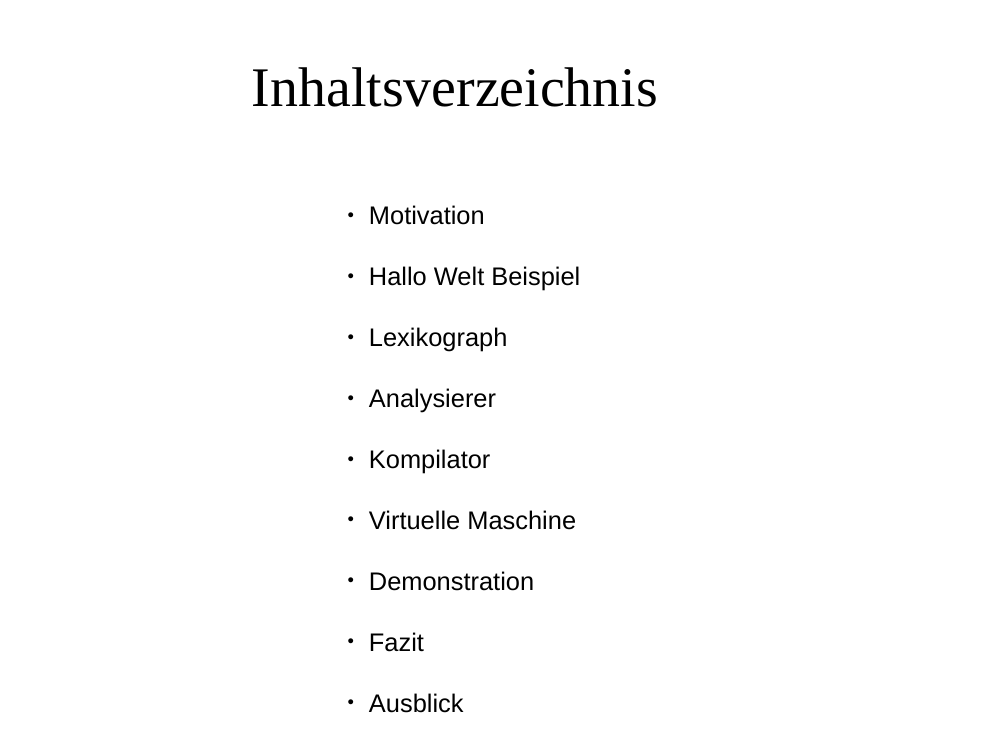
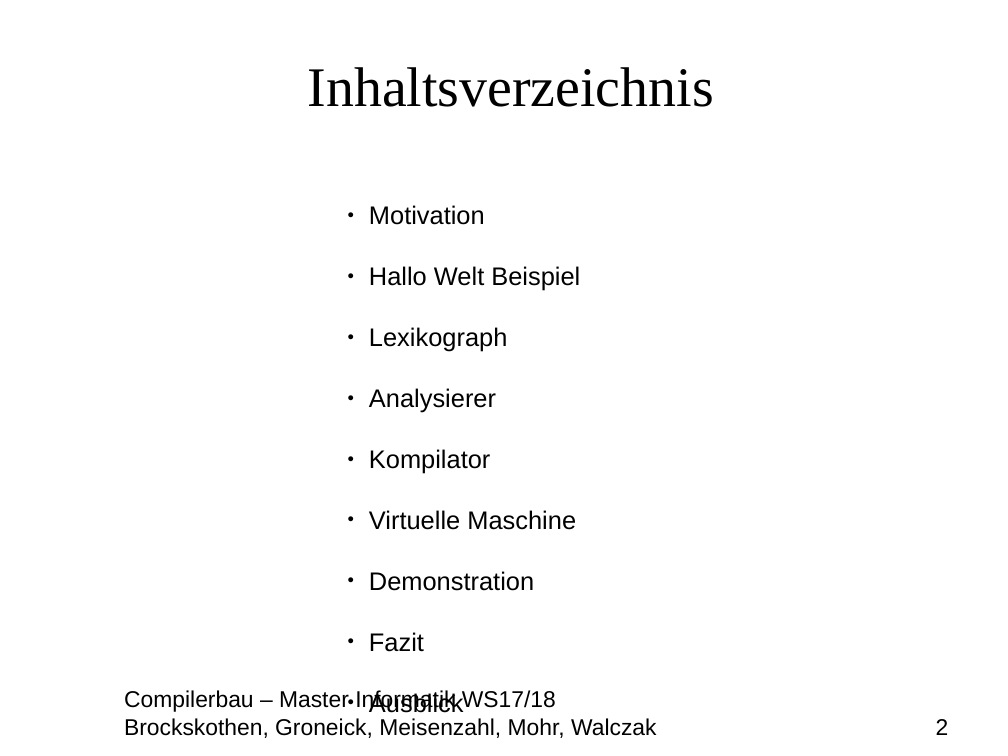
Before and after one commit to MasterInformatikHsBochum/Eine-deutsche-Praesentation, a slide deck: slide 2 of Präsentation.odp. Drawn at 1008x756 pixels with LibreOffice and Linux fonts; fonts in the diff are those of the drawing; background and template pictures are left out. Boxes give left, top, right and bottom in pixels: in the first picture for what was removed or moved away, otherwise in the second. Text is boxed around its words. In the diff, an @@ line names an element or a change of style, - is before the commit and + after.

```diff
--- a/Präsentation.odp
+++ b/Präsentation.odp
@@ title "Inhaltsverzeichnis": place and size @@
-title "Inhaltsverzeichnis" at <box>252,67,658,107</box>
+title "Inhaltsverzeichnis" at <box>308,67,714,107</box>
@@ text added at <box>124,690,949,738</box>, 18 pt, text #000000 @@
+Compilerbau – Master Informatik WS17/18
+Brockskothen, Groneick, Meisenzahl, Mohr, Walczak 2
```
Also in this commit, not shown: 11 other slides changed, 1 other file.
